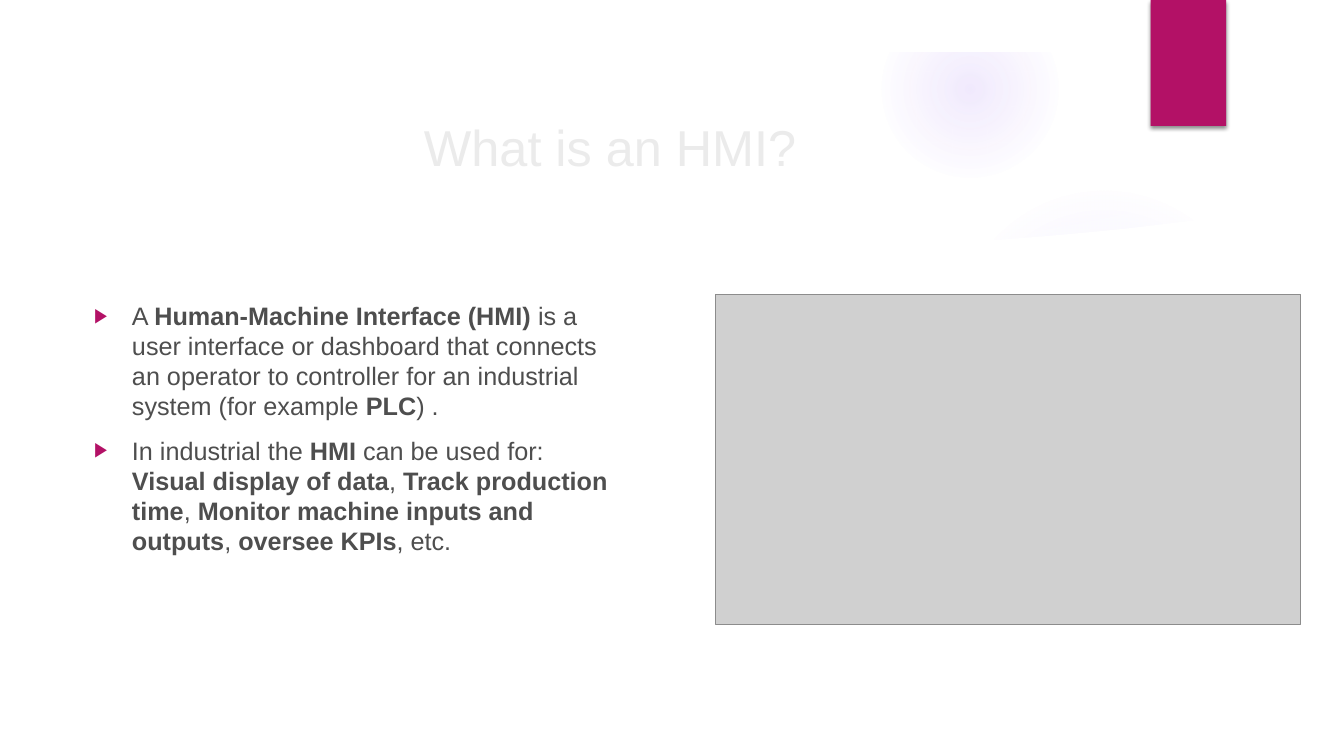
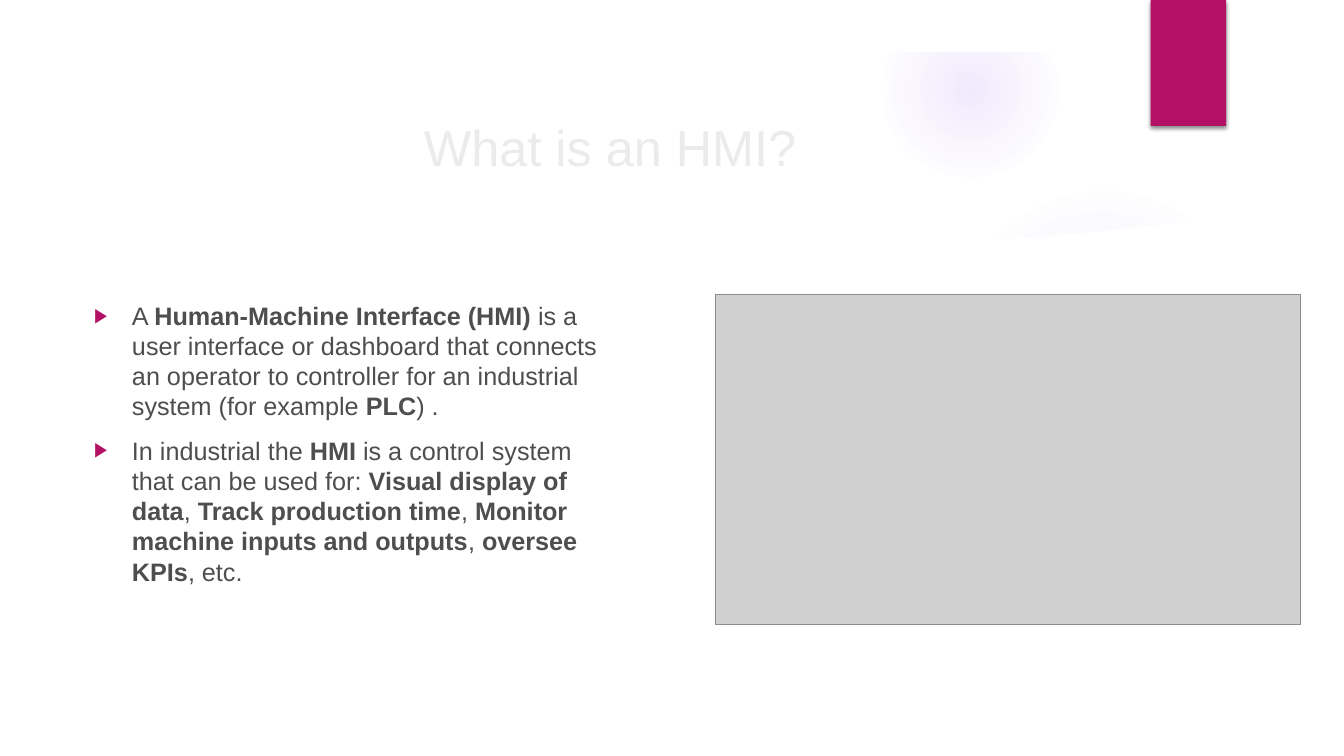
Before and after one commit to velizar92/TSK_Presentations, a slide deck: slide 6 of OPC UA.pptx (slide 5 before the commit). Drawn at 1344x756 pixels with LibreOffice and Linux fonts; fonts in the diff are those of the drawing; grey boxes stand for pictures; background and template pictures are left out. Boxes give left, top, right and bottom in pixels: in the first picture for what was removed or moved away, otherwise in the second. Text is boxed around its words. In the diff, an @@ line names an element or a change of style, - is before the commit and + after.

```diff
--- a/OPC UA.pptx
+++ b/OPC UA.pptx
@@ text at (x1=132, y1=441, x2=577, y2=584): text changed @@
-▶ In industrial the HMI can be used for: Visual display of data, Track production time, Monitor machine inputs and outputs, oversee KPIs, etc.
+▶ In industrial the HMI is a control system that can be used for: Visual display of data, Track production time, Monitor machine inputs and outputs, oversee KPIs, etc.
```
Also in this commit, not shown: 9 other slides changed, 6 slides added.
